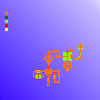
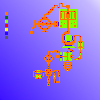
Layer changes from the first 100×100 image to the second:
painted on "Layer" over [5, 3, 83, 83]
